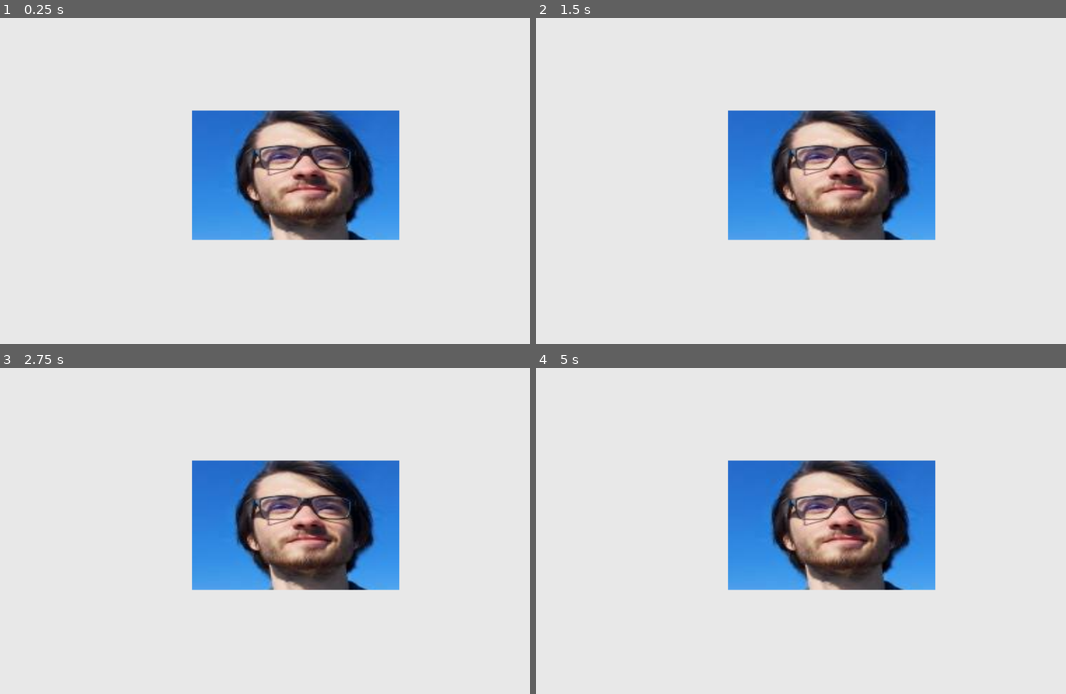
Above: before the commit, frames 1-4 (two rows, left to right).
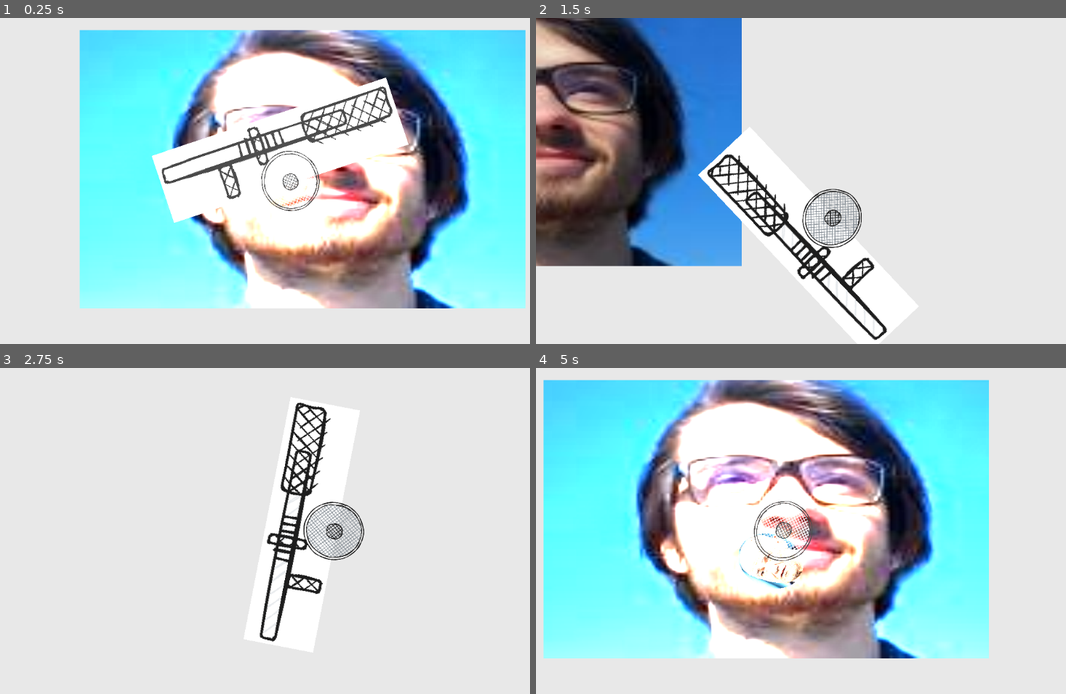
Above: after the commit, the same moments.

Repository: LanVukusic/GameX
Game: Godot game, scene res://TEST.tscn
Two runs of this game, one before a commit and one after it. Both use one fixed random seed, a clock stepped at 60 frames per second and the inputs below.
Inputs (mouse positions are in pixels of both pictures, inside the frame that each line leads up to):
- Up to frame 1 (0.25 s): no input
- Up to frame 2 (1.5 s): tap Enter at 0.5 s; move the mouse to (954, 164) at 0.52 s; hold Right (ui_right) 0.53-1.28 s; hold Tab (CheckTree) 0.53-1.28 s; move the mouse to (710, 197) at 1.27 s; hold Down (ui_down) from 1.28 s (still down); tap L (Lamp) at 1.35 s
- Up to frame 3 (2.75 s): move the mouse to (349, 459) at 2.02 s; release Down (ui_down) at 2.03 s; press the mouse at (349, 459) at 2.03 s; hold Right (ui_right) from 2.03 s (still down)
- Up to frame 4 (5 s): move the mouse to (795, 596) at 2.77 s; release Right (ui_right) at 2.78 s; release the mouse at (795, 596) at 2.78 s; hold Up (ui_up) 2.78-3.53 s; tap 1 (WeaponSwitch) at 2.85 s; move the mouse to (1002, 579) at 3.52 s; hold Tab (CheckTree) 3.53-4.28 s; hold Left (ui_left) from 3.53 s (still down); move the mouse to (652, 482) at 4.27 s; tap L (Lamp) at 4.35 s

The runs differ from the first frame. In frame 1, 65% of the frame differs, in the area x 14-100%, y 3-90%; in frame 2, 44%; in frame 3, 16%; in frame 4, 63%.

Commit message:
merge of projectile and weapon system, with no interaction inbetween yet

Diff:
--- a/Godot/DynamicProjectiles/ProjectileTester.tscn
+++ b/Godot/DynamicProjectiles/ProjectileTester.tscn
@@ -16,7 +16,7 @@
 
 [node name="ProjectileTester" type="Node2D" node_paths=PackedStringArray("projectile_transform")]
 script = ExtResource("1_ggvl1")
-fire_rate_sec = 2.0
+fire_rate_sec = 0.3
 projectile_speed = 600.0
 projectile_transform = NodePath("RayCast2D")
 projectile_stack = Array[PackedScene]([ExtResource("2_4xljp"), ExtResource("2_ck1bx"), ExtResource("3_3fpng"), ExtResource("3_3fpng"), ExtResource("2_4xljp"), ExtResource("3_3fpng")])
--- a/Godot/TEST.tscn
+++ b/Godot/TEST.tscn
@@ -1,8 +1,9 @@
-[gd_scene load_steps=4 format=3 uid="uid://btda7ax5atic7"]
+[gd_scene load_steps=5 format=3 uid="uid://btda7ax5atic7"]
 
 [ext_resource type="PackedScene" uid="uid://bu1vvd37kb4tn" path="res://Camera/MainCamera.tscn" id="2_oifng"]
 [ext_resource type="Texture2D" uid="uid://ckdbul8vla5d8" path="res://Entities/{768B6756-A940-4E02-B0D2-963D91A6511A}.png" id="3_i0f0g"]
 [ext_resource type="PackedScene" uid="uid://cb4lh3a0xlxc" path="res://Networking/socket_server.tscn" id="4_5k5dy"]
+[ext_resource type="PackedScene" uid="uid://lrrmhxf8p6g3" path="res://Entities/Player/Player.tscn" id="4_ts4xw"]
 
 [node name="Test" type="Node2D"]
 
@@ -20,3 +21,5 @@
 scale = Vector2(2.77703, 2.14167)
 players = {}
 player_root = NodePath("..")
+
+[node name="Player" parent="." instance=ExtResource("4_ts4xw")]
